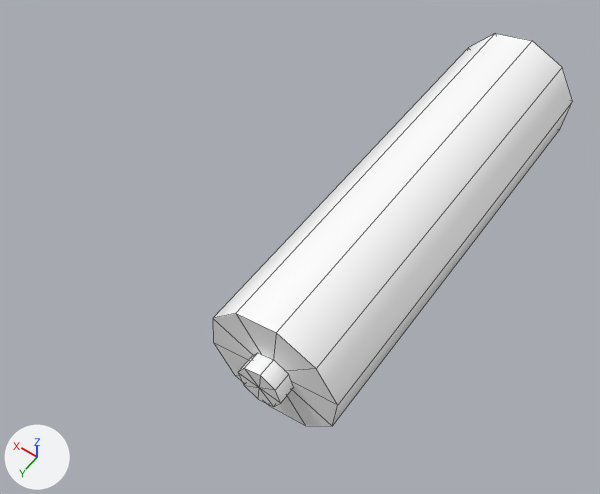
The FBX model Assets/Art/Models/RC_Car/Battery/Battery_UPG1_Model.fbx: old version first, new version second.
Both versions are drawn from a 50 mm lens placed at (-1.196, 1.088, 4.198), pointed at (-0.493, 0.105, 2.654). Every picture has the same lights, and +X, +Y and +Z are marked at lower left. Mesh edges are drawn as thin lines.

Names of what the first picture shows: 'Battery_UPG1_Model'.
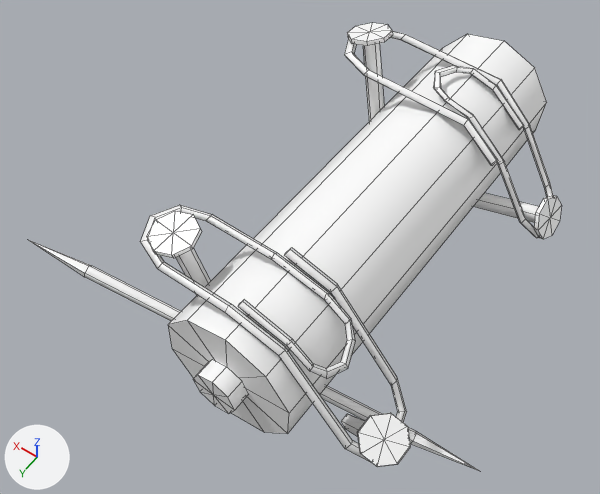
What the commit changed:
me_mesh is used by ob_battery_upg1_model.
me_mesh had 39 vertices, 46 faces and spanned x -81.7..-50.0, y 268.2..299.7, z -59.0..43.5.
me_mesh now has 351 vertices, 377 faces and spans x -109.7..-6.2, y 223.9..306.2, z -59.0..43.5.
me_mesh part 1: 162 vertices added at x -109.7..-6.2, y 223.9..303.7, z -51.7..-23.2.
me_mesh part 2: 150 vertices added at x -97.3..-38.3, y 245.3..306.2, z 12.6..31.4.
In object 'Battery_UPG1_Model' (ob_battery_upg1_model), parent is no longer ob_battery.
Object 'Battery_UPG1_Model' (ob_battery_upg1_model) turns from (0, 0, 0) to (90, 0, 0) degrees about x, y and z.
Object 'Battery_UPG1_Model' (ob_battery_upg1_model) is rescaled from (1.0, 1.0, 1.0) to (0.01, 0.01, 0.01).

Location of each change, (x1, y1, x2, y2) in pixels of the pictures (600 x 494 px):
'Battery_UPG1_Model', reshaped, turned, rescaled, moved: before (213, 34, 573, 426); after (29, 23, 562, 471)
part 1 of me_mesh, added: after (29, 205, 479, 471)
part 2 of me_mesh, added: after (344, 23, 562, 239)
